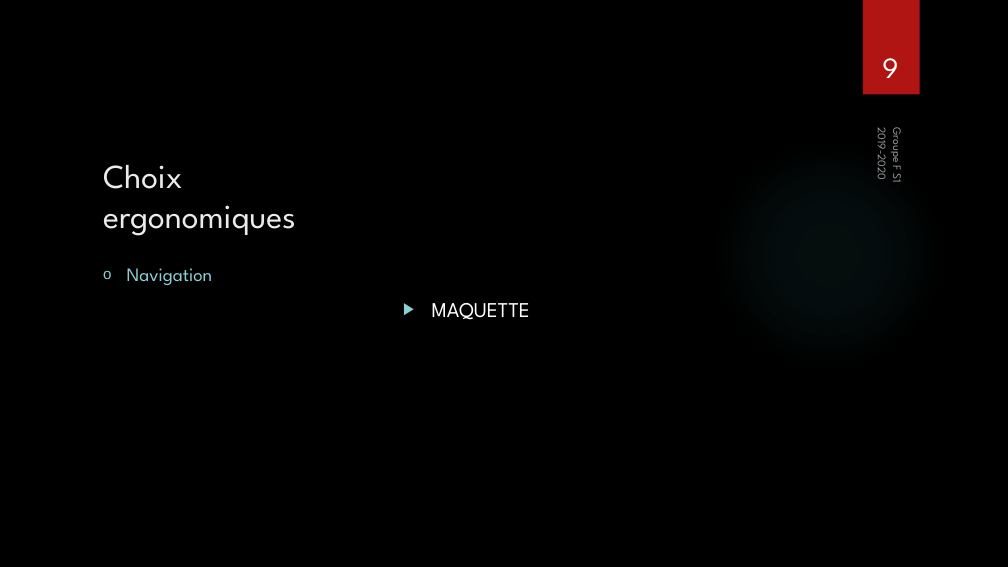
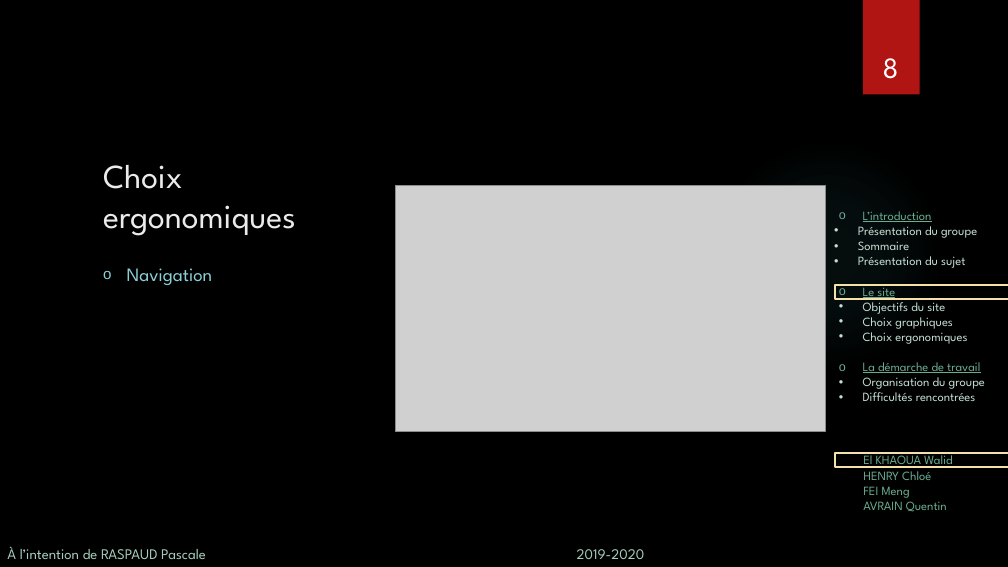
Before and after one commit to wldl/ptut, a slide deck: slide 8 of soutenance/Soutenance.pptx (slide 9 before the commit). Drawn at 1008x567 pixels with LibreOffice and Linux fonts; fonts in the diff are those of the drawing; grey boxes stand for pictures; background and template pictures are left out. Boxes give left, top, right and bottom in pixels: in the first picture for what was removed or moved away, otherwise in the second. Text is boxed around its words. In the diff, an @@ line names an element or a change of style, - is before the commit and + after.

```diff
--- a/soutenance/Soutenance.pptx
+++ b/soutenance/Soutenance.pptx
@@ page number at (x1=883, y1=58, x2=899, y2=79): text changed @@
-9
+8
@@ text removed at (x1=874, y1=132, x2=891, y2=179) @@
-2019-2020
@@ text removed at (x1=889, y1=130, x2=906, y2=182) @@
-Groupe F S1
@@ picture added at (x1=395, y1=185, x2=825, y2=432) @@
@@ text added at (x1=858, y1=211, x2=985, y2=401), 12 pt, text #C3DED3 @@
+  o L’introduction
+  • Présentation du groupe
+  • Sommaire
+  • Présentation du sujet
+  o Le site
+  • Objectifs du site
+  • Choix graphiques
+  • Choix ergonomiques
+  o La démarche de travail
+  • Organisation du groupe
+  • Difficultés rencontrées
@@ rectangle added at (x1=836, y1=285, x2=1008, y2=299), outline #F5E2A9 1.5 pt @@
@@ text removed at (x1=432, y1=303, x2=530, y2=320) @@
-▶ MAQUETTE
@@ rectangle added at (x1=836, y1=453, x2=1008, y2=467), outline #F5E2A9 1.5 pt @@
@@ text added at (x1=863, y1=451, x2=953, y2=512), 12 pt, text #6AAC90 @@
+El KHAOUA Walid
+HENRY Chloé
+FEI Meng
+AVRAIN Quentin
@@ text added at (x1=7, y1=546, x2=645, y2=559), 14 pt, text #A6CDBC @@
+À l’intention de RASPAUD Pascale 2019-2020
```
Also in this commit, not shown: 10 other slides changed, 1 slide added, 1 slide removed, 3 other files.
